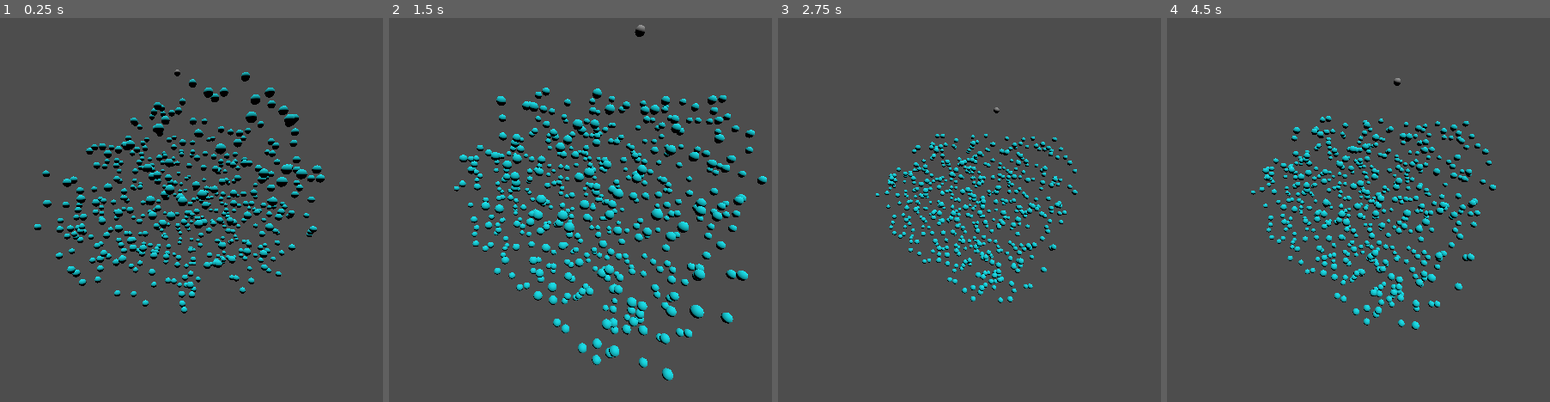
Above: before the commit, frames 1-4 (left to right).
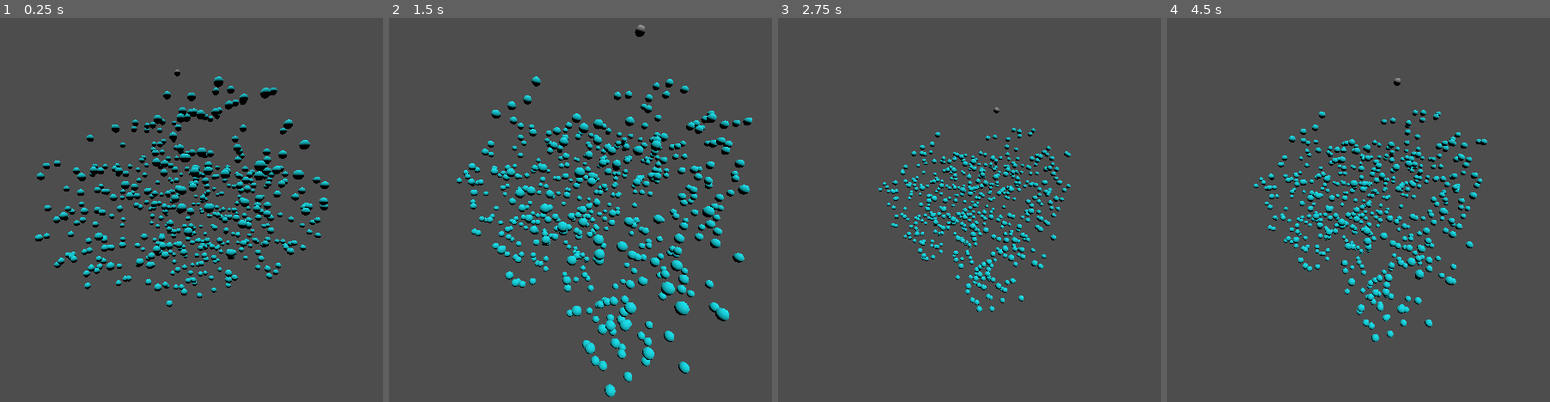
Above: after the commit, the same moments.

Repository: ayylol/tree_roots
Game: Godot game, scene res://default_scene.tscn
Same seed, same stepped clock (60 frames per second), same inputs: the game is played once before the commit and once after it.
Inputs (mouse positions are in pixels of both pictures, inside the frame that each line leads up to):
- Up to frame 1 (0.25 s): no input
- Up to frame 2 (1.5 s): tap Enter at 0.5 s; move the mouse to (718, 190) at 0.52 s; hold Middle mouse button (MoveCamera) 0.53-1.28 s; tap Space at 1.25 s; move the mouse to (427, 229) at 1.27 s; tap Mouse wheel up (ZoomIn) at 1.35 s
- Up to frame 3 (2.75 s): tap Enter at 2 s; move the mouse to (1023, 125) at 2.02 s; hold Mouse wheel down (ZoomOut) from 2.03 s (still down)
- Up to frame 4 (4.5 s): tap Space at 2.75, 4.25 s; move the mouse to (1308, 286) at 2.77 s; release Mouse wheel down (ZoomOut) at 2.78 s; tap Middle mouse button (MoveCamera) at 2.85 s; tap Enter at 3.5 s; move the mouse to (outside the picture) at 3.52 s; hold Mouse wheel up (ZoomIn) 3.53-4.28 s; move the mouse to (outside the picture) at 4.27 s; tap Mouse wheel down (ZoomOut) at 4.35 s

The runs differ from the first frame. In frame 1, 14% of the frame differs, in the area x 8-86%, y 14-77%; in frame 2, 19%, in the area x 17-99%, y 15-99%; in frame 3, 7.1%; in frame 4, 11%.

Commit message:
Add attractor neighborhoods

Diff:
--- a/attractor_area.gd
+++ b/attractor_area.gd
@@ -1,19 +1,22 @@
 extends StaticBody3D
 
 @export var max_attractors: int = 500
+@export var destroy_dist: float = 0.4
+@export var segment_length: float = 0.2
 
-var num_attractors = 0
+var max_extent = Vector3(1,1,1)*-1.79769e308
+var min_extent = Vector3(1,1,1)*1.79769e308
+var max_dist = 0
 
 var attractor_scene = preload("res://attractor_point.tscn")
 
-@onready var max_extent = Vector3(1,1,1)*-1.79769e308
-@onready var min_extent = Vector3(1,1,1)*1.79769e308
 @onready var SpawnArea = $SpawnArea
 @onready var PointsParent = $PointsParent
 @onready var StartSegment = $SegmentsParent/Segment
 
 func _ready():
 	StartSegment.init($SegmentsParent.global_position)
+	# Find the extents of the Bounds
 	for point_local in SpawnArea.shape.points:
 		var point = SpawnArea.to_global(point_local)
 
@@ -25,11 +28,28 @@
 		min_extent.y = minf(point.y,min_extent.y)
 		min_extent.z = minf(point.z,min_extent.z)
 
-	while num_attractors < max_attractors:
+	var extent = abs(max_extent-min_extent)
+
+	max_dist = maxf(maxf(extent.x,extent.y),extent.z)
+
+	make_attractors(max_attractors)
+
+func make_attractors(num: int):
+	var num_made = 0
+	while num_made < num:
 		var attractor = attractor_scene.instantiate()
-		attractor.position = to_local(Vector3(randf_range(min_extent.x,max_extent.x),randf_range(min_extent.y,max_extent.y),randf_range(min_extent.z,max_extent.z)))
+		attractor.position = to_local(
+			Vector3(randf_range(min_extent.x,max_extent.x),
+					randf_range(min_extent.y,max_extent.y),
+					randf_range(min_extent.z,max_extent.z)))
 		PointsParent.add_child(attractor)
 		if(attractor.is_inside()):
-			num_attractors+=1
+			attractor.init(max_dist,destroy_dist)
+			num_made+=1
 		else:
 			attractor.free()
+
+func clear_attractors():
+	for n in PointsParent.get_children():
+		PointsParent.remove_child(n)
+		n.queue_free()
--- a/attractor_point.gd
+++ b/attractor_point.gd
@@ -1,4 +1,13 @@
 extends Node3D
+
+@onready var neighborhoods = $DistanceNeighborhoods
+
+func init(max_dist: float, destroy_dist: float):
+	var i = 0
+	for node in neighborhoods.get_children():
+		var d = (destroy_dist+(i*(max_dist-destroy_dist)/(neighborhoods.get_child_count()-1)))*2
+		node.scale=Vector3(d,d,d)
+		i+=1
 
 func is_inside()-> bool:
 	var params = PhysicsPointQueryParameters3D.new()
--- a/attractor_point.tscn
+++ b/attractor_point.tscn
@@ -1,6 +1,7 @@
-[gd_scene load_steps=4 format=3 uid="uid://d05qtt2khlep2"]
+[gd_scene load_steps=5 format=3 uid="uid://d05qtt2khlep2"]
 
 [ext_resource type="Script" path="res://attractor_point.gd" id="1_uky4e"]
+[ext_resource type="PackedScene" uid="uid://v3g23vbgk7km" path="res://neighborhood.tscn" id="2_brrl0"]
 
 [sub_resource type="SphereMesh" id="SphereMesh_mddi7"]
 
@@ -14,3 +15,25 @@
 transform = Transform3D(0.1, 0, 0, 0, 0.1, 0, 0, 0, 0.1, 0, 0, 0)
 mesh = SubResource("SphereMesh_mddi7")
 surface_material_override/0 = SubResource("StandardMaterial3D_2165n")
+
+[node name="DistanceNeighborhoods" type="Node3D" parent="."]
+
+[node name="Neighborhood" parent="DistanceNeighborhoods" instance=ExtResource("2_brrl0")]
+
+[node name="Neighborhood2" parent="DistanceNeighborhoods" instance=ExtResource("2_brrl0")]
+
+[node name="Neighborhood3" parent="DistanceNeighborhoods" instance=ExtResource("2_brrl0")]
+
+[node name="Neighborhood4" parent="DistanceNeighborhoods" instance=ExtResource("2_brrl0")]
+
+[node name="Neighborhood5" parent="DistanceNeighborhoods" instance=ExtResource("2_brrl0")]
+
+[node name="Neighborhood6" parent="DistanceNeighborhoods" instance=ExtResource("2_brrl0")]
+
+[node name="Neighborhood7" parent="DistanceNeighborhoods" instance=ExtResource("2_brrl0")]
+
+[node name="Neighborhood8" parent="DistanceNeighborhoods" instance=ExtResource("2_brrl0")]
+
+[node name="Neighborhood9" parent="DistanceNeighborhoods" instance=ExtResource("2_brrl0")]
+
+[node name="Neighborhood10" parent="DistanceNeighborhoods" instance=ExtResource("2_brrl0")]
--- /dev/null
+++ b/neighborhood.tscn
@@ -0,0 +1,12 @@
+[gd_scene load_steps=2 format=3 uid="uid://v3g23vbgk7km"]
+
+[sub_resource type="SphereShape3D" id="SphereShape3D_jq0pl"]
+
+[node name="Neighborhood" type="Area3D"]
+collision_layer = 0
+collision_mask = 128
+monitoring = false
+monitorable = false
+
+[node name="CollisionShape3D" type="CollisionShape3D" parent="."]
+shape = SubResource("SphereShape3D_jq0pl")
